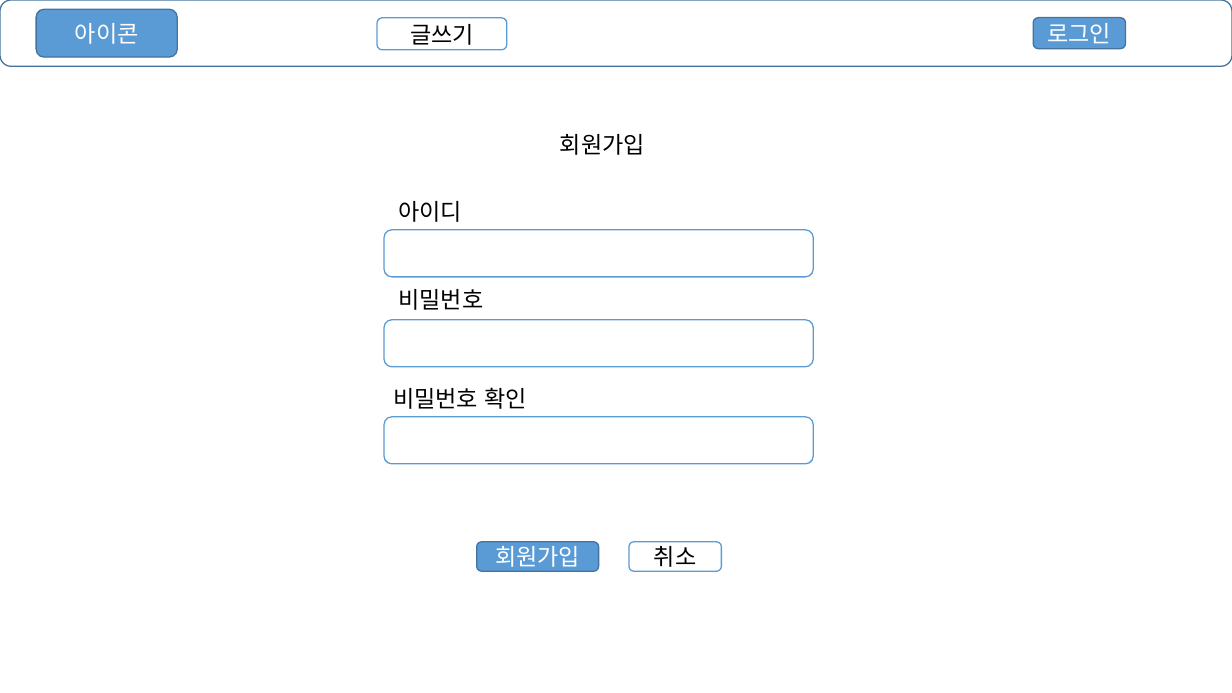
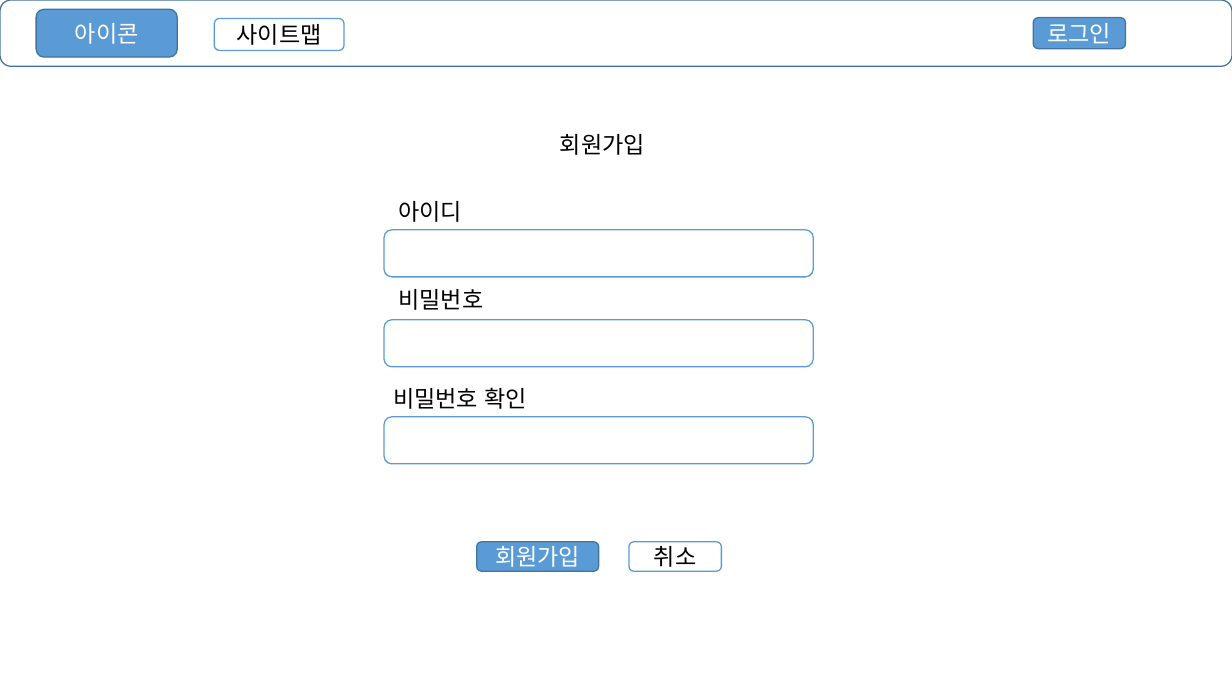
Before and after one commit to tm-kr/Academy-lesson-spring, a slide deck: slide 13 of 프로젝트 UI.pptx (slide 15 before the commit). Drawn at 1232x693 pixels with LibreOffice and Linux fonts; fonts in the diff are those of the drawing. Boxes give left, top, right and bottom in pixels: in the first picture for what was removed or moved away, otherwise in the second. Text is boxed around its words. In the diff, an @@ line names an element or a change of style, - is before the commit and + after.

```diff
--- a/프로젝트 UI.pptx
+++ b/프로젝트 UI.pptx
@@ rounded rectangle added at (214,18,345,51), fill #FFFFFF, outline #5B9BD5 1 pt, 18 pt, text #000000 @@
+사이트맵
@@ rounded rectangle removed at (377,18,507,50) @@
-글쓰기
```
Also in this commit, not shown: 11 other slides changed, 1 slide added, 3 slides removed.
